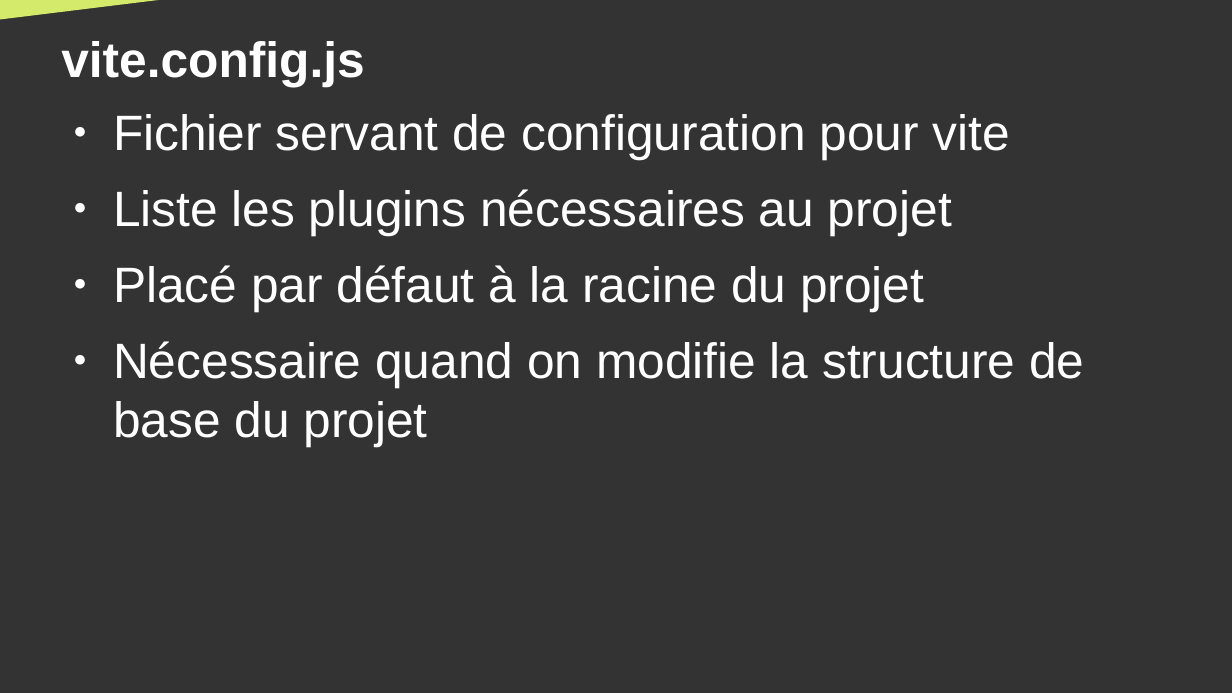
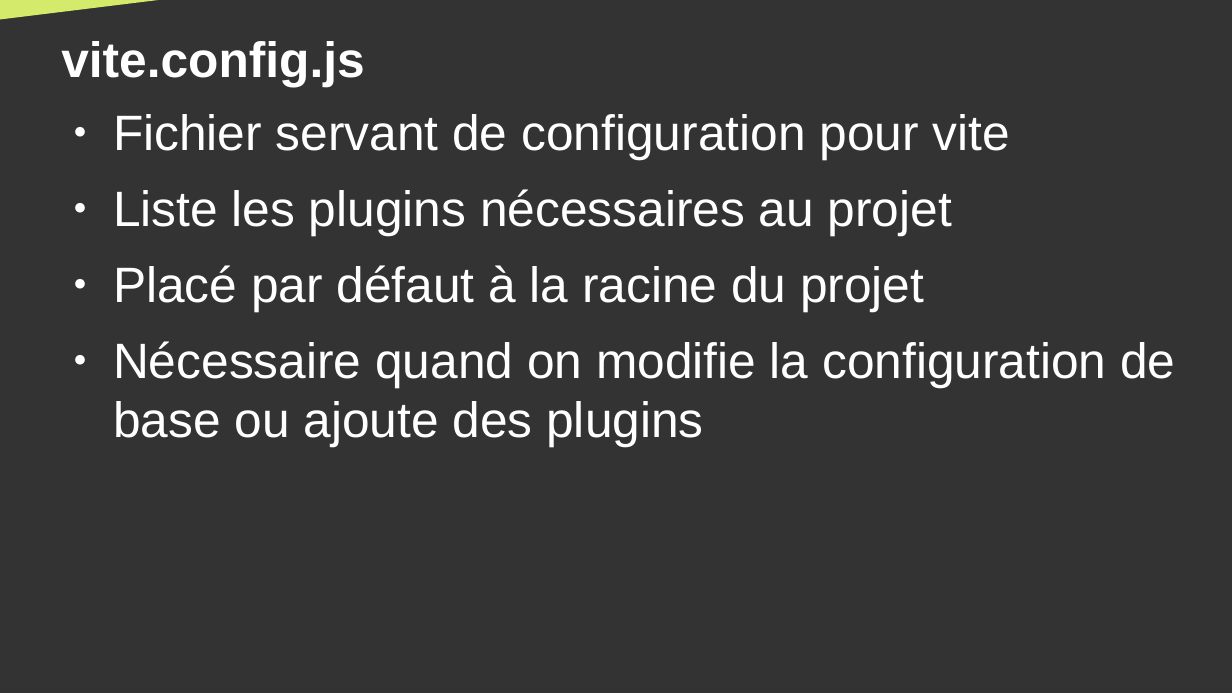
Before and after one commit to DanYellow/cours, a slide deck: slide 43 of developpement-front-s5/travaux-pratiques/numero-4/presentation.odp. Drawn at 1232x693 pixels with LibreOffice and Linux fonts; fonts in the diff are those of the drawing. Boxes give left, top, right and bottom in pixels: in the first picture for what was removed or moved away, otherwise in the second. Text is boxed around its words. In the diff, an @@ line names an element or a change of style, - is before the commit and + after.

```diff
--- a/developpement-front-s5/travaux-pratiques/numero-4/presentation.odp
+++ b/developpement-front-s5/travaux-pratiques/numero-4/presentation.odp
@@ text at (x1=113, y1=341, x2=1175, y2=447): text changed @@
-● Nécessaire quand on modifie la structure de base du projet
+● Nécessaire quand on modifie la configuration de base ou ajoute des plugins
```
Also in this commit, not shown: 12 other slides changed, 2 slides added, 3 other files.
